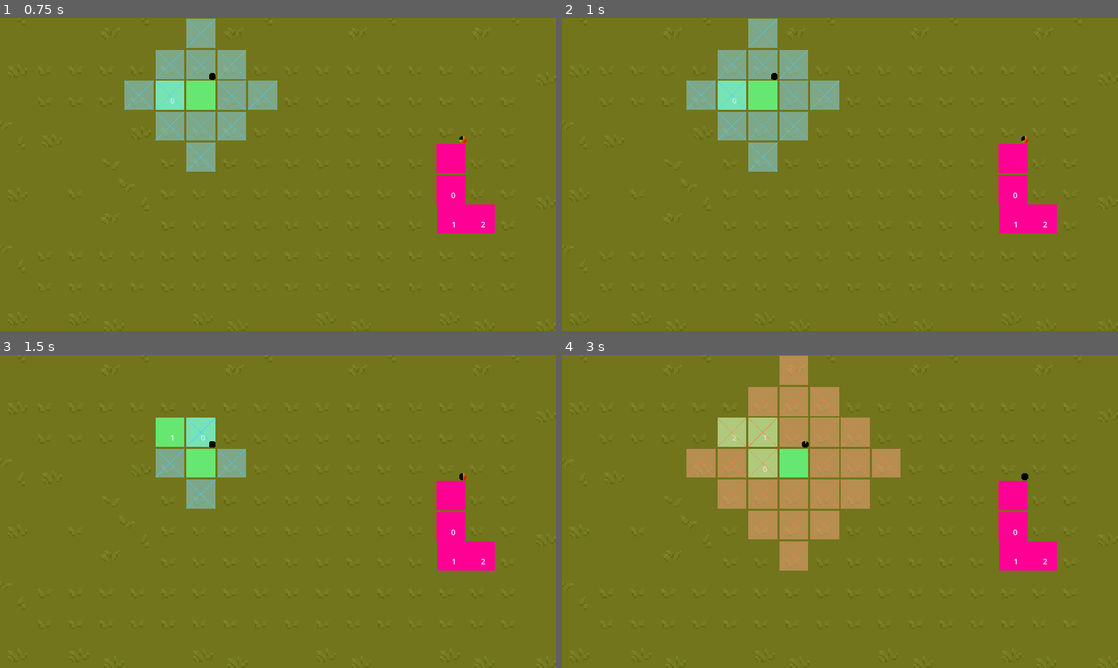
Above: before the commit, frames 1-4 (two rows, left to right).
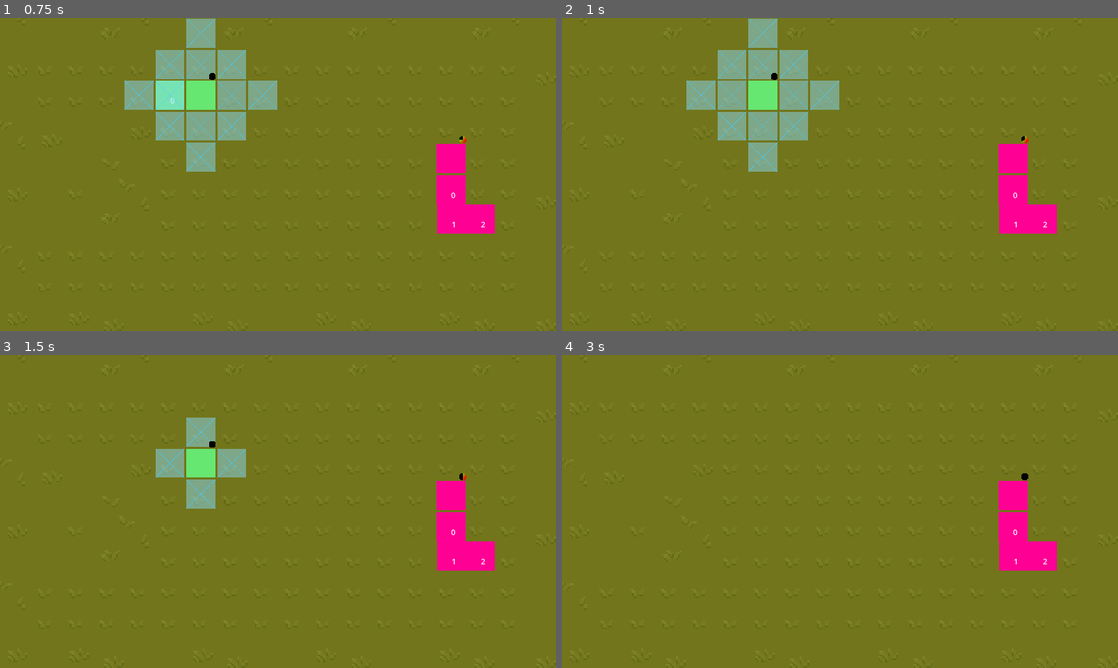
Above: after the commit, the same moments.

Repository: batgnome/MainGame
Game: Godot game, scene res://main.tscn
Same seed, same stepped clock (60 frames per second), same inputs: the game is played once before the commit and once after it.
Inputs (mouse positions are in pixels of both pictures, inside the frame that each line leads up to):
- Up to frame 1 (0.75 s): tap Enter at 0.5 s; move the mouse to (172, 96) at 0.52 s; press the mouse at (172, 96) at 0.53 s; hold D (right) from 0.53 s (still down)
- Up to frame 2 (1 s): keep holding D (right); tap L (del, bound only after the commit) at 0.8 s
- Up to frame 3 (1.5 s): tap Space at 1.25 s; move the mouse to (450, 495) at 1.27 s; release D (right) at 1.28 s; release the mouse at (450, 495) at 1.28 s; hold S (down) from 1.28 s (still down); tap L (del, bound only after the commit) at 1.35 s
- Up to frame 4 (3 s): click (1012, 495) at 1.55 s; tap Enter at 2 s; move the mouse to (1012, 495) at 2.02 s; release S (down) at 2.03 s; press the mouse at (1012, 495) at 2.03 s; hold D (right) 2.03-2.78 s; tap L (del, bound only after the commit) at 2.3, 2.85 s; tap Space at 2.75 s; move the mouse to (812, 574) at 2.77 s; release the mouse at (812, 574) at 2.78 s; hold W (up) from 2.78 s (still down)

Frame 1 is identical in both runs. In frame 2, 0.5% of the frame differs, in the area x 28-34%, y 20-30%; in frame 3, 0.9%; in frame 4, 12%, in the area x 22-61%, y 0-69%.

Commit message:
added delete segments function

Diff:
--- a/Rune.gd
+++ b/Rune.gd
@@ -59,7 +59,8 @@
 		$turn.start(attributes.speed)
 
 func _unhandled_input(event):
-
+	if event.is_action_pressed("del"):
+		delete(1)
 	if current_state == States.ATTACK:
 		attack(event)
 	else:
@@ -154,8 +155,9 @@
 		new_follower.global_position = path[followers.size() - 1]
 
 func update_followers():
+	print(followers.size())
 	for i in range(followers.size()):
-		if path.size() > i + 1:  # +1 because the first position is for the player itself
+		if path.size() > i + 1 && is_instance_valid(followers[i]):  # +1 because the first position is for the player itself
 			followers[i].global_position = path[i + 1]
 
 func _on_turn_timeout():
@@ -200,3 +202,16 @@
 func _on_hitbox_input_event(viewport, event, shape_idx):
 	if event.is_action_pressed('move'):
 		print("move")
+
+func delete(segs):
+	var l = 0
+	if segs >= followers.size():
+		l = followers.size()
+	else:
+		l = segs
+	for f in range(l):
+		followers[followers.size()-f-1].queue_free()
+		followers.remove_at(followers.size()-f-1)
+
+	if l != segs:
+		queue_free()
--- a/project.godot
+++ b/project.godot
@@ -46,6 +46,15 @@
 "events": [Object(InputEventMouseButton,"resource_local_to_scene":false,"resource_name":"","device":-1,"window_id":0,"a …(253 unchanged characters)…
 ]
 }
+swl={
+"deadzone": 0.5,
+"events": []
+}
+del={
+"deadzone": 0.5,
+"events": [Object(InputEventKey,"resource_local_to_scene":false,"resource_name":"","device":-1,"window_id":0,"alt_pressed":false,"shift_pressed":false,"ctrl_pressed":false,"meta_pressed":false,"pressed":false,"keycode":0,"physical_keycode":76,"key_label":0,"unicode":108,"echo":false,"script":null)
+]
+}
 
 [rendering]
 
